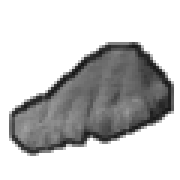
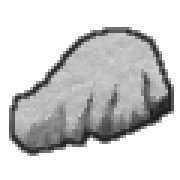
Comparing the layer stacks of the two 180x180 images. Changes:
added layer "snow line" above "snow" over (x1=9, y1=27, x2=174, y2=156)
added layer "snow" above "line" over (x1=9, y1=30, x2=171, y2=141)
hid "line" over (x1=9, y1=42, x2=174, y2=156)
